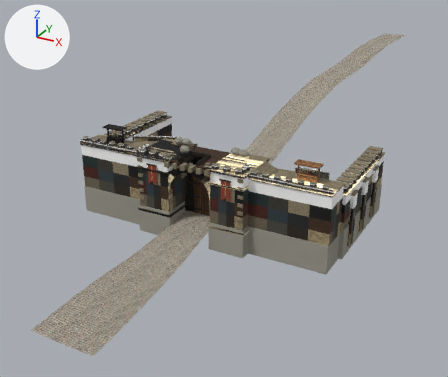
Renders of the Blender file ArtSource/Buildings/Foregate/OuterGatehouse.blend from each side of a commit.
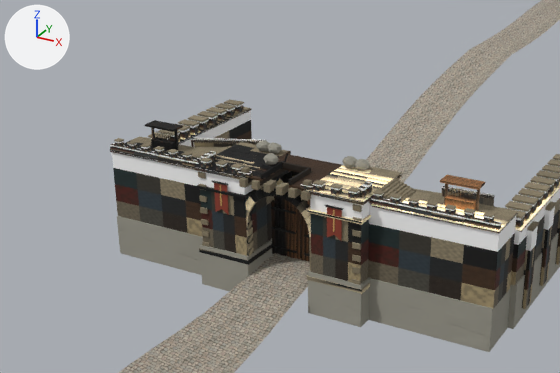
There are two pictures of each version: one whole from a camera (50 mm lens) standing at (30.4, -50.5, 29.0) and looking at (-7.3, 17.9, -5.2), one close up on the part from 2% to 83% of the width and 12% to 76% of the height. Lighting does not change. The marker at upper left points along +X, +Y and +Z. The first two pictures are the older version.

Script lines for the objects in view, before the commit:
```python
ob_arch_and_gallery = bpy.data.objects.new('Arch and gallery', me_arch_and_gallery)
ob_arch_and_gallery.location = (0.0, 0.0, 0.0)
ob_east_curtain = bpy.data.objects.new('East curtain', me_east_curtain)
ob_east_curtain.location = (0.0, 0.0, 0.0)
ob_east_gate_pier = bpy.data.objects.new('East gate pier', me_east_gate_pier)
ob_east_gate_pier.location = (0.0, 0.0, 0.0)
ob_west_curtain = bpy.data.objects.new('West curtain', me_west_curtain)
ob_west_curtain.location = (0.0, 0.0, 0.0)
# also in view: 'Cobbled approach' at (0.2, 25.9, 3.0); 'West arrow shelter' at (-11.3, 0.6, 7.1); 'West gate pier' at (-5.0, 0.0, 2.7); 'East arrow shelter' at (11.3, 0.6, 7.1); 'West gate leaf' at (-1.2, 0.3, 2.9)
```
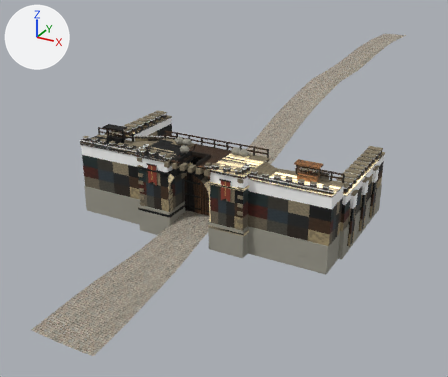
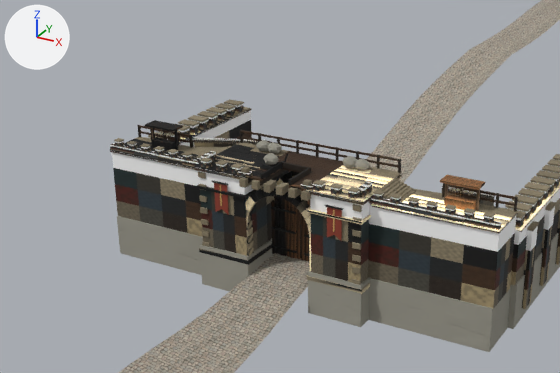
What differs and where, as boxes [x1, y1, x2, y2] in the close-ups (560 x 373 px):
'East curtain', reshaped
    before: [368, 190, 518, 352]
    after: [368, 183, 518, 352]
'West curtain', reshaped (9% taller)
    before: [110, 137, 210, 275]
    after: [110, 125, 210, 275]
'Arch and gallery', reshaped (56% wider, 20% taller)
    before: [238, 154, 342, 271]
    after: [238, 130, 401, 271]
part 1 of me_west_curtain, added
    after: [140, 131, 190, 143]
part 2 of me_west_curtain, added
    after: [139, 125, 189, 137]
part 3 of me_west_curtain, recoloured
    both: [130, 139, 198, 157]
part 4 of me_east_curtain, added
    after: [495, 193, 499, 208]
part 5 of me_east_curtain, added
    after: [514, 197, 518, 212]
part 6 of me_east_curtain, added
    after: [448, 191, 514, 206]
part 7 of me_east_curtain, added
    after: [448, 184, 518, 199]
part 8 of me_east_curtain, recoloured
    both: [409, 194, 512, 221]
part 9 of me_arch_and_gallery, added
    after: [304, 156, 344, 165]
part 10 of me_arch_and_gallery, added
    after: [290, 153, 325, 160]
part 11 of me_arch_and_gallery, added
    after: [242, 136, 401, 168]
part 12 of me_arch_and_gallery, added
    after: [241, 130, 398, 161]
part 13 of me_arch_and_gallery, recoloured
    both: [290, 184, 311, 271]

The edits, one by one:
me_west_curtain is used by ob_west_curtain; location (0.0, 0.0, 0.0).
me_west_curtain had 600 vertices, 450 faces and spanned x -14.54..-6.03, y -1.67..1.65, z -1.95..7.03.
me_west_curtain now has 696 vertices, 522 faces and spans x -14.54..-6.03, y -1.67..1.65, z -1.95..7.15.
me_west_curtain part 1: a new loose piece, a box spanning x -14.48..-9.66, y 1.47..1.61, z 6.57..6.7, in mat_old_oak_boards.
me_west_curtain part 2: a new loose piece, a box spanning x -14.48..-9.66, y 1.47..1.61, z 7.01..7.14, in mat_old_oak_boards.
me_west_curtain part 3: 36 kept faces spanning x -14.54..-6.29, y 0.01..1.09, z 6.15..6.23 get new vertex colours.
Other edits to the shape of me_west_curtain do not show in these pictures.
me_west_curtain gains material mat_oiled_oak.
me_west_curtain gains material mat_forged_iron.
me_west_curtain gains material mat_old_oak_boards.
me_east_curtain is used by ob_east_curtain; location (0.0, 0.0, 0.0).
me_east_curtain had 568 vertices, 426 faces and spanned x 6.03..14.54, y -1.67..1.65, z -1.95..7.03.
me_east_curtain now has 664 vertices, 498 faces and spans x 6.03..14.54, y -1.67..1.65, z -1.95..7.15.
me_east_curtain part 4: a new loose piece, a box spanning x 13.16..13.31, y 1.47..1.62, z 6.23..7.15, in mat_oiled_oak.
me_east_curtain part 5: a new loose piece, a box spanning x 14.33..14.48, y 1.47..1.62, z 6.23..7.15, in mat_oiled_oak.
me_east_curtain part 6: a new loose piece, a box spanning x 9.66..14.48, y 1.47..1.61, z 6.57..6.7, in mat_old_oak_boards.
me_east_curtain part 7: a new loose piece, a box spanning x 9.66..14.48, y 1.47..1.61, z 7.01..7.14, in mat_old_oak_boards.
me_east_curtain part 8: 36 kept faces spanning x 6.29..14.54, y 0.01..1.09, z 6.15..6.23 get new vertex colours.
Other edits to the shape of me_east_curtain do not show in these pictures.
me_east_curtain gains material mat_oiled_oak.
me_east_curtain gains material mat_forged_iron.
me_east_curtain gains material mat_old_oak_boards.
me_arch_and_gallery is used by ob_arch_and_gallery; location (0.0, 0.0, 0.0).
me_arch_and_gallery had 784 vertices, 588 faces and spanned x -2.88..2.88, y -3.04..2.2, z 0.01..7.36.
me_arch_and_gallery now has 992 vertices, 744 faces and spans x -6.21..6.21, y -3.04..2.77, z 0.01..7.76.
me_arch_and_gallery part 9: a new loose piece, a box spanning x -0.84..2.25, y 2.16..2.36, z 6.7..6.84, in mat_old_oak_boards.
me_arch_and_gallery part 10: a new loose piece, a box spanning x -2.25..0.72, y 2.37..2.57, z 6.7..6.84, in mat_old_oak_boards.
me_arch_and_gallery part 11: a new loose piece, a box spanning x -6.21..6.21, y 2.59..2.72, z 7.18..7.31, in mat_old_oak_boards.
me_arch_and_gallery part 12: a new loose piece, a box spanning x -6.21..6.21, y 2.59..2.72, z 7.62..7.75, in mat_old_oak_boards.
me_arch_and_gallery part 13: 78 kept faces spanning x -2.26..2.86, y -2.72..2.2, z 0.01..6.84 get new vertex colours.
Other edits to the shape of me_arch_and_gallery do not show in these pictures.
me_arch_and_gallery gains material mat_forged_iron.
